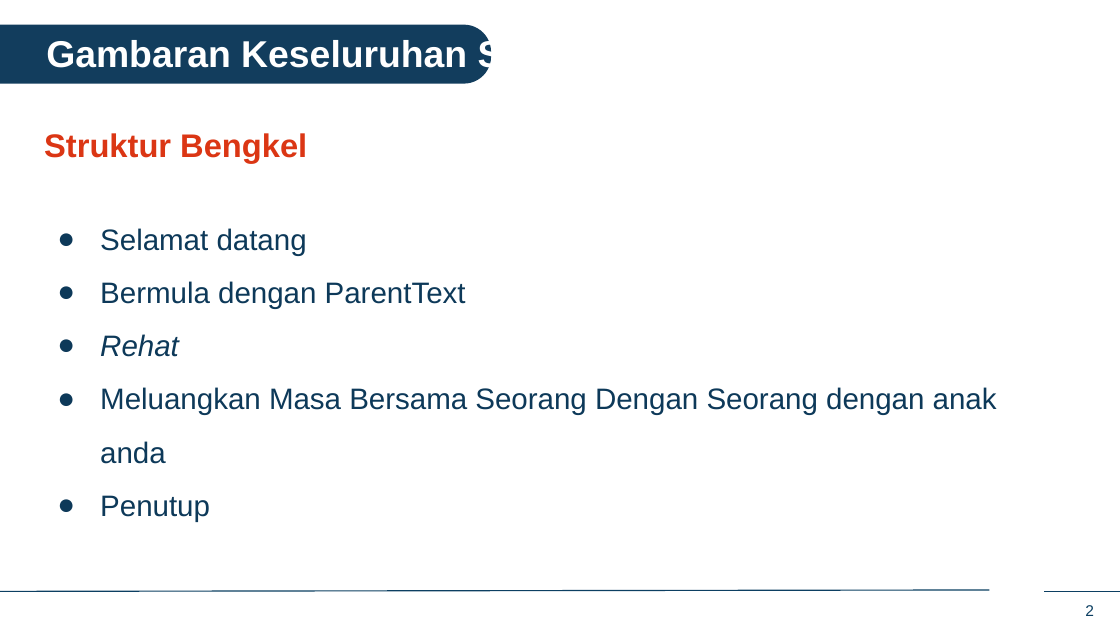
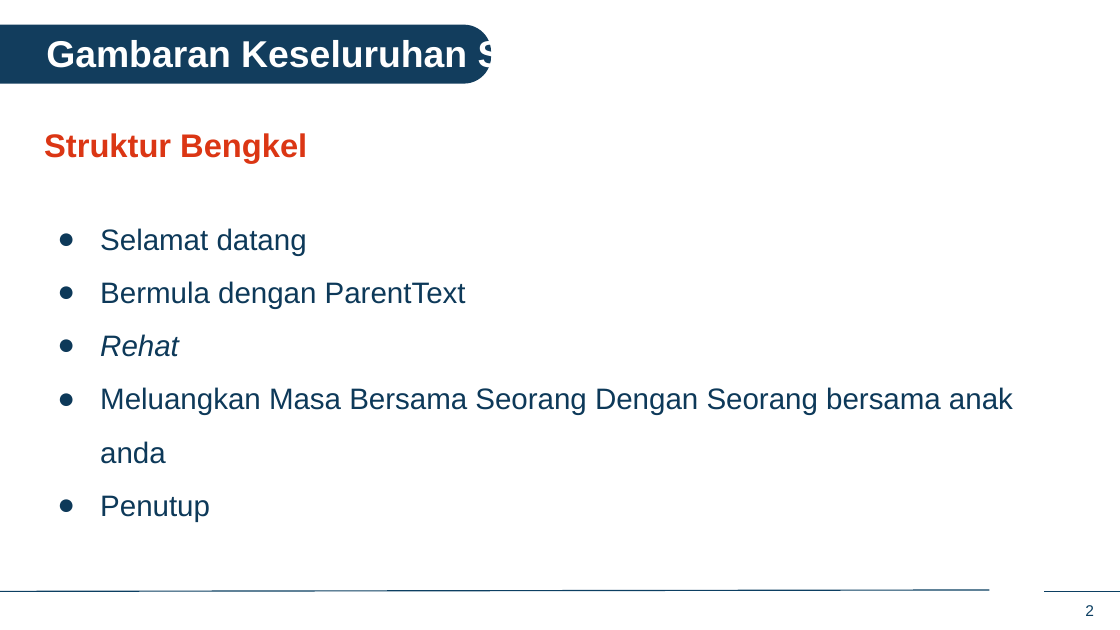
Before and after one commit to IDEMSInternational/plh-digital-content, a slide deck: slide 2 of translations/facilitator_app_malaysia/ms/ms_in_person_sessions.pptx. Drawn at 1120x630 pixels with LibreOffice and Linux fonts; fonts in the diff are those of the drawing; background and template pictures are left out. Boxes give left, top, right and bottom in pixels: in the first picture for what was removed or moved away, otherwise in the second. Text is boxed around its words. In the diff, an @@ line names an element or a change of style, - is before the commit and + after.

```diff
--- a/translations/facilitator_app_malaysia/ms/ms_in_person_sessions.pptx
+++ b/translations/facilitator_app_malaysia/ms/ms_in_person_sessions.pptx
@@ text at (100, 387, 1013, 464): text changed @@
-● Meluangkan Masa Bersama Seorang Dengan Seorang dengan anak anda
+● Meluangkan Masa Bersama Seorang Dengan Seorang bersama anak anda
```
Also in this commit, not shown: 10 other slides changed.
